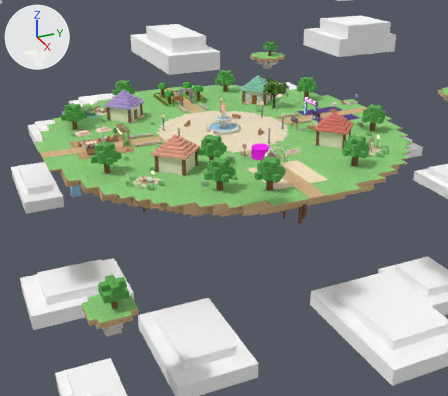
One commit to the glTF model public/plaza/village.glb: the scene before it, then after it.
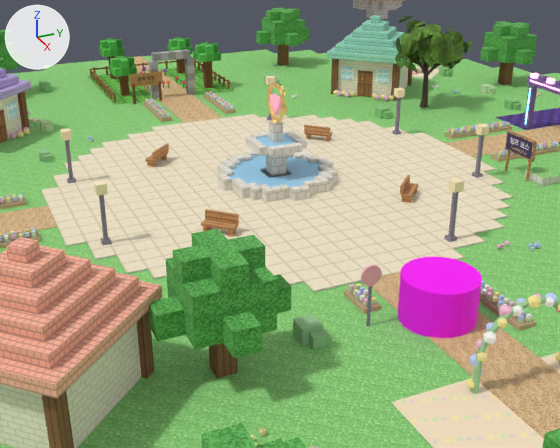
Each version appears first from a 50 mm camera at (109.8, -49.2, 39.7) aimed at (21.0, -9.3, -4.7), and next in a close-up from a 50 mm camera at (39.4, -17.5, 16.8) aimed at (16.8, -7.3, 5.5). The axes (+X, +Y, +Z) are drawn at upper left. The lights are the same throughout. The last two pictures show the newer version. Objects named as collision shapes, trigger or cutter boxes, shadow casters or lower levels of detail are left out. Where no turn or scale is listed for an object, it has been applied to the vertices.

Script lines for the objects in view, before the commit:
```python
me_env_path_3 = bpy.data.meshes.new('ENV_path_3')
me_env_path_3.from_pydata(...)  # 8 vertices, 12 faces; spans x -12.2..12.2, y -1.5..1.5, z 0.0
me_env_path_3.materials.append(mat_blk_dirt)  # picture img_dirt
me_prp_tree_11_canopy = bpy.data.meshes.new('PRP_tree_11_canopy')
me_prp_tree_11_canopy.from_pydata(...)  # 72 vertices, 142 faces; spans x -2.5..2.5, y -2.5..2.5, z -1.2..1.6
me_prp_tree_11_canopy.materials.append(mat_blk_leaves)  # picture img_leaves
me_prp_tree_11_trunk = bpy.data.meshes.new('PRP_tree_11_trunk')
me_prp_tree_11_trunk.from_pydata(...)  # a box spanning x -0.4..0.4, y -0.4..0.4, z 0.0..2.6
me_prp_tree_11_trunk.materials.append(mat_blk_bark)  # picture img_bark
ob_env_path_3 = bpy.data.objects.new('ENV_path_3', me_env_path_3)
ob_env_path_3.location = (-23.8, 0.0, 0.0)
ob_prp_tree_11_canopy = bpy.data.objects.new('PRP_tree_11_canopy', me_prp_tree_11_canopy)
ob_prp_tree_11_canopy.location = (16.8, -9.6, 3.4)
ob_prp_tree_11_trunk = bpy.data.objects.new('PRP_tree_11_trunk', me_prp_tree_11_trunk)
ob_prp_tree_11_trunk.location = (16.8, -9.6, 0.0)
# also in view: 'PRP_fountain_column' at (0.0, 0.0, 1.8); 'DRESS_soil' at (0.0, 0.0, 0.2); 'BLD_cottage_2_roof' at (-15.8, 15.8, 4.5); 'ENV_zone_floor_block' at (-25.0, 0.0, 0.0); 'BLD_cottage_3_roof' at (-15.8, -15.8, 4.5)
```
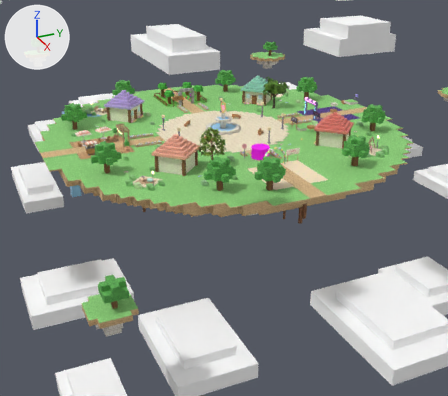
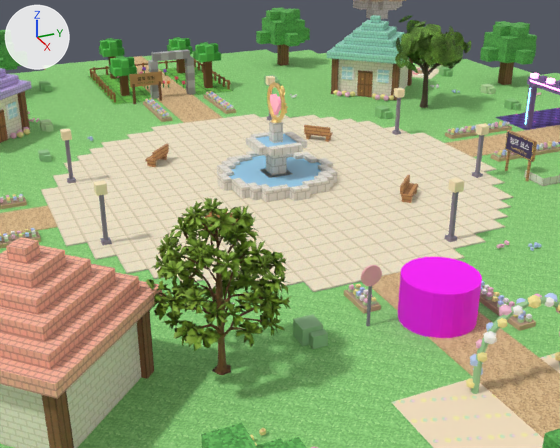
Pixel boxes (x1, y1, x2, y2) of what changed, in the close-ups (560 x 448 px):
'PRP_tree_11_gen', added (green): after (146, 198, 292, 375)
'PRP_tree_11_canopy', deleted (green): before (148, 229, 291, 358)
'PRP_tree_11_trunk', deleted (brown): before (209, 343, 238, 378)

The edits, one by one:
Picture 'tree11_color' (img_tree11_color) is new.
Material 'GEN_tree_11' (mat_gen_tree_11) is new.
Its texture is img_tree11_color.
Its roughness is 0.85.
Mesh me_prp_tree_11_gen_mesh is new.
It has 6422 vertices, 13758 faces and spans x -2.39..2.47, y -2.54..2.56, z 0.0..6.8.
It uses material mat_gen_tree_11 (picture img_tree11_color).
Object 'PRP_tree_11_canopy' (ob_prp_tree_11_canopy) is deleted.
Object 'PRP_tree_11_trunk' (ob_prp_tree_11_trunk) is deleted.
Object 'PRP_tree_11_gen' (ob_prp_tree_11_gen) is new; it shows me_prp_tree_11_gen_mesh.
Its location is (16.8, -9.6, 0.0).
